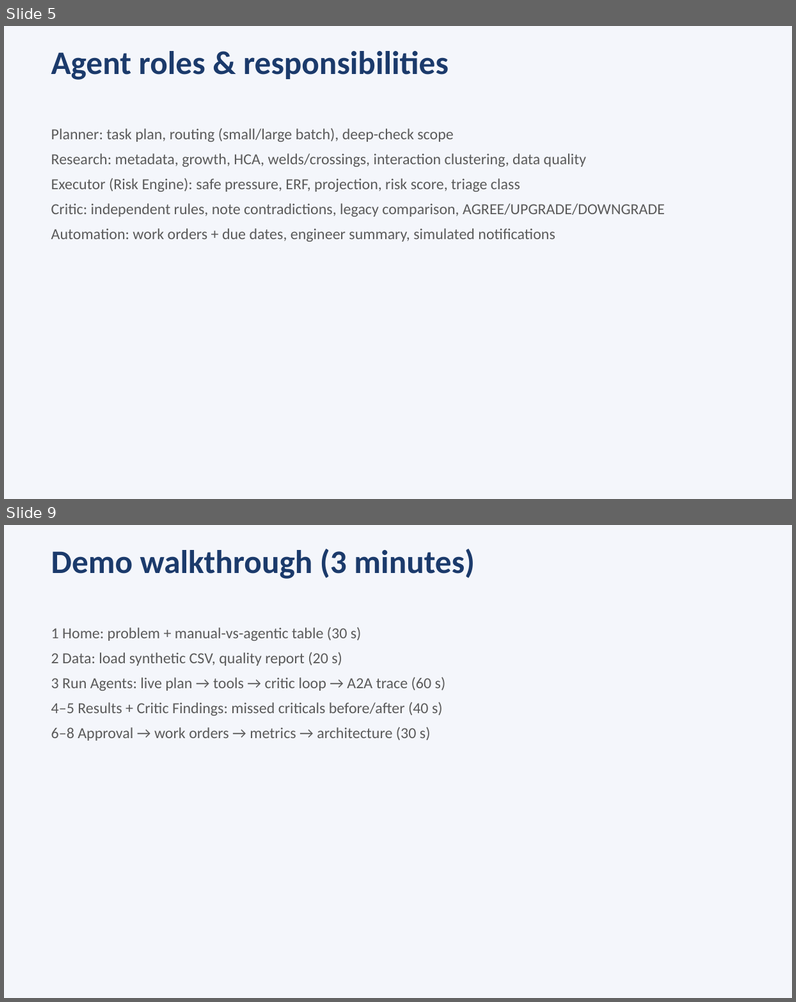
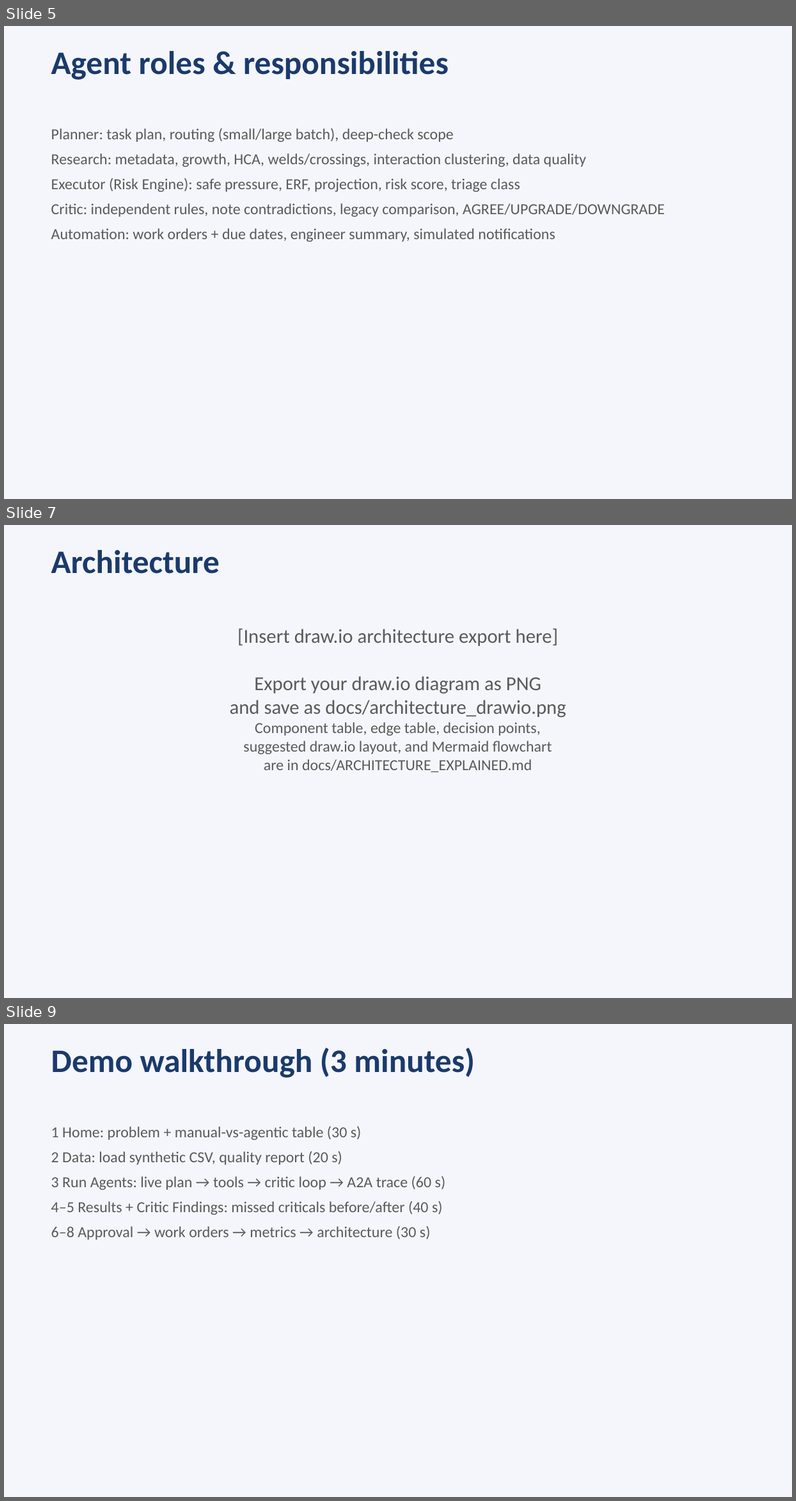
Before and after one commit to DeltaN04/Pipeline-Corrosion-Guard, a slide deck: presentation.pptx. Shown one above the other, each under a label of ours: slides 5 and 9 before the commit, slides 5, 7 and 9 after it; the slides between them are not shown. The pictures are 796x1002 and 796x1501 pixels, drawn with LibreOffice and Linux fonts; fonts in the diff are those of the drawing. Boxes give left, top, right and bottom in pixels: in the first picture for what was removed or moved away, otherwise in the second. Text is boxed around its words. In the diff, an @@ line names an element or a change of style, - is before the commit and + after.

```diff
--- a/presentation.pptx
+++ b/presentation.pptx
@@ slide 7 added at (x1=4, y1=525, x2=792, y2=998), background #F4F6FB @@
@@ text added at (x1=51, y1=550, x2=220, y2=574), 30 pt, text #1B3A6B, bold @@
+Architecture
@@ text added at (x1=230, y1=628, x2=566, y2=772), 14 pt, text #5A5A5A @@
+[Insert draw.io architecture export here]
+Export your draw.io diagram as PNG
+and save as docs/architecture_drawio.png
+Component table, edge table, decision points,
+suggested draw.io layout, and Mermaid flowchart
+are in docs/ARCHITECTURE_EXPLAINED.md
```
Also in this commit, not shown: 6 slides changed, 1 slide removed, 34 other files.
